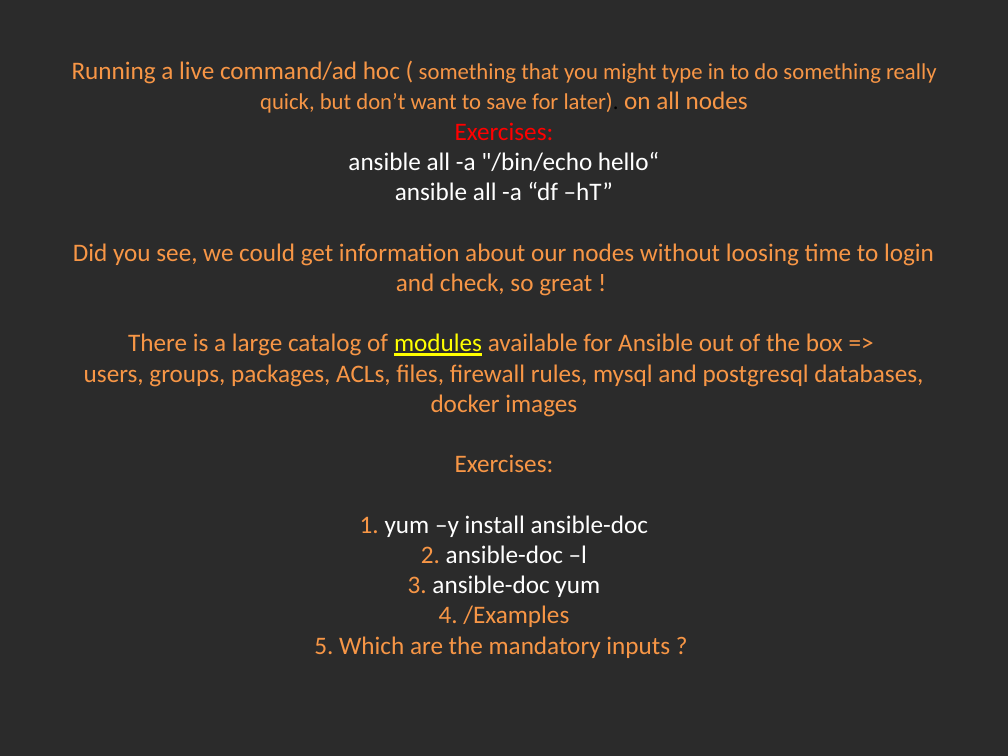
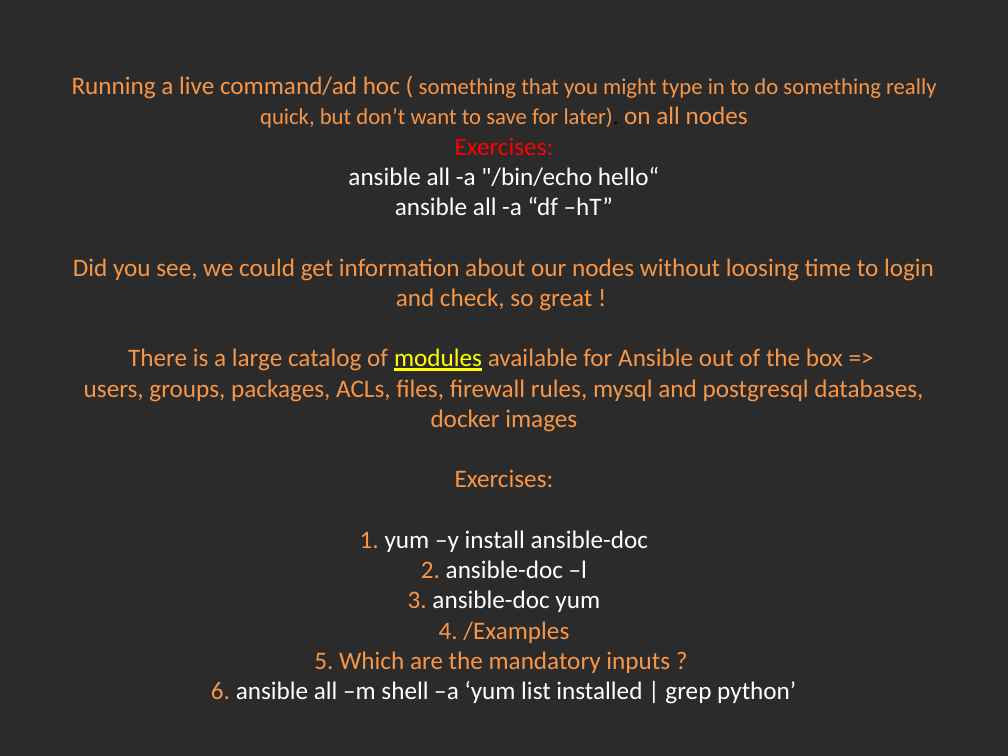
Before and after one commit to Academy-Soft-Intellect/Linux-Course, a slide deck: slide 3 of 16.ConfigurationManagement_With_Ansible/16-Conf_Man_Ansible.pptx. Drawn at 1008x756 pixels with LibreOffice and Linux fonts; fonts in the diff are those of the drawing; background and template pictures are left out; a plain dark background stands for a picture behind light text. Boxes give left, top, right and bottom in pixels: in the first picture for what was removed or moved away, otherwise in the second. Text is boxed around its words. In the diff, an @@ line names an element or a change of style, - is before the commit and + after.

Commit message:
Ansible.

```diff
--- a/16.ConfigurationManagement_With_Ansible/16-Conf_Man_Ansible.pptx
+++ b/16.ConfigurationManagement_With_Ansible/16-Conf_Man_Ansible.pptx
@@ title at bbox=[72, 76, 936, 704]: text changed @@
-Running a live command/ad hoc ( something that you might type in to do something really quick, but don’t want to save for later). on all nodes
-Exercises:
-ansible all -a "/bin/echo hello“
-ansible all -a “df –hT”
-Did you see, we could get information about our nodes without loosing time to login and check, so great !
-There is a large catalog of modules available for Ansible out of the box =>
-users, groups, packages, ACLs, files, firewall rules, mysql and postgresql databases, docker images
-Exercises:
-1. yum –y install ansible-doc
-2. ansible-doc –l
-3. ansible-doc yum
-4. /Examples
-5. Which are the mandatory inputs ?
+Running a live command/ad hoc ( something that you might type in to do something really quick, but don’t want to save for later). on all nodes
+Exercises:
+ansible all -a "/bin/echo hello“
+ansible all -a “df –hT”
+Did you see, we could get information about our nodes without loosing time to login and check, so great !
+There is a large catalog of modules available for Ansible out of the box =>
+users, groups, packages, ACLs, files, firewall rules, mysql and postgresql databases, docker images
+Exercises:
+1. yum –y install ansible-doc
+2. ansible-doc –l
+3. ansible-doc yum
+4. /Examples
+5. Which are the mandatory inputs ?
+6. ansible all –m shell –a ‘yum list installed | grep python’
```
Also in this commit, not shown: 4 other slides changed.
